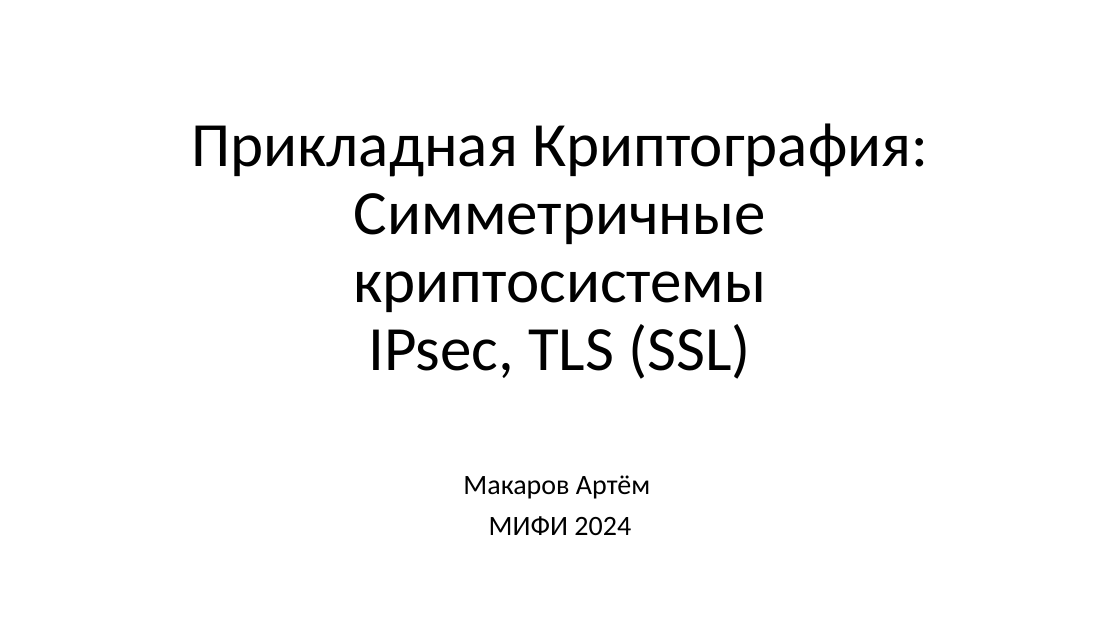
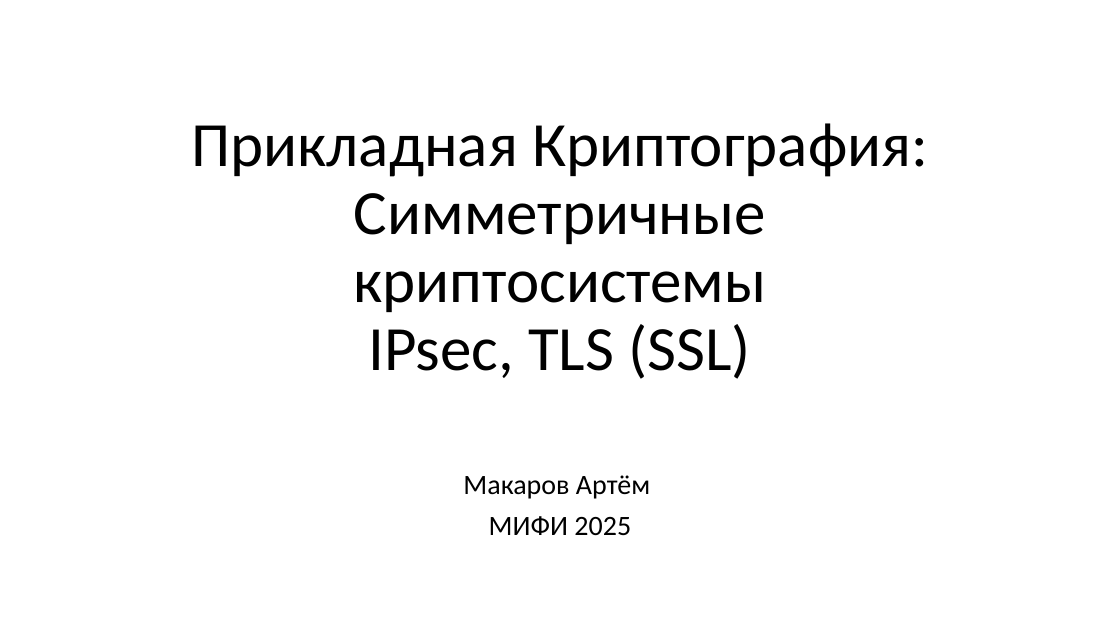
Before and after one commit to CryptoCourse/CryptoLectures, a slide deck: slide 1 of Lectures/Lecture13.pptx. Drawn at 1120x630 pixels with LibreOffice and Linux fonts; fonts in the diff are those of the drawing. Boxes give left, top, right and bottom in pixels: in the first picture for what was removed or moved away, otherwise in the second. Text is boxed around its words. In the diff, an @@ line names an element or a change of style, - is before the commit and + after.

```diff
--- a/Lectures/Lecture13.pptx
+++ b/Lectures/Lecture13.pptx
@@ subtitle at bbox=[489, 516, 631, 536]: text changed @@
-МИФИ 2024
+МИФИ 2025
```
Also in this commit, not shown: 3 other slides changed, 2 other files.
